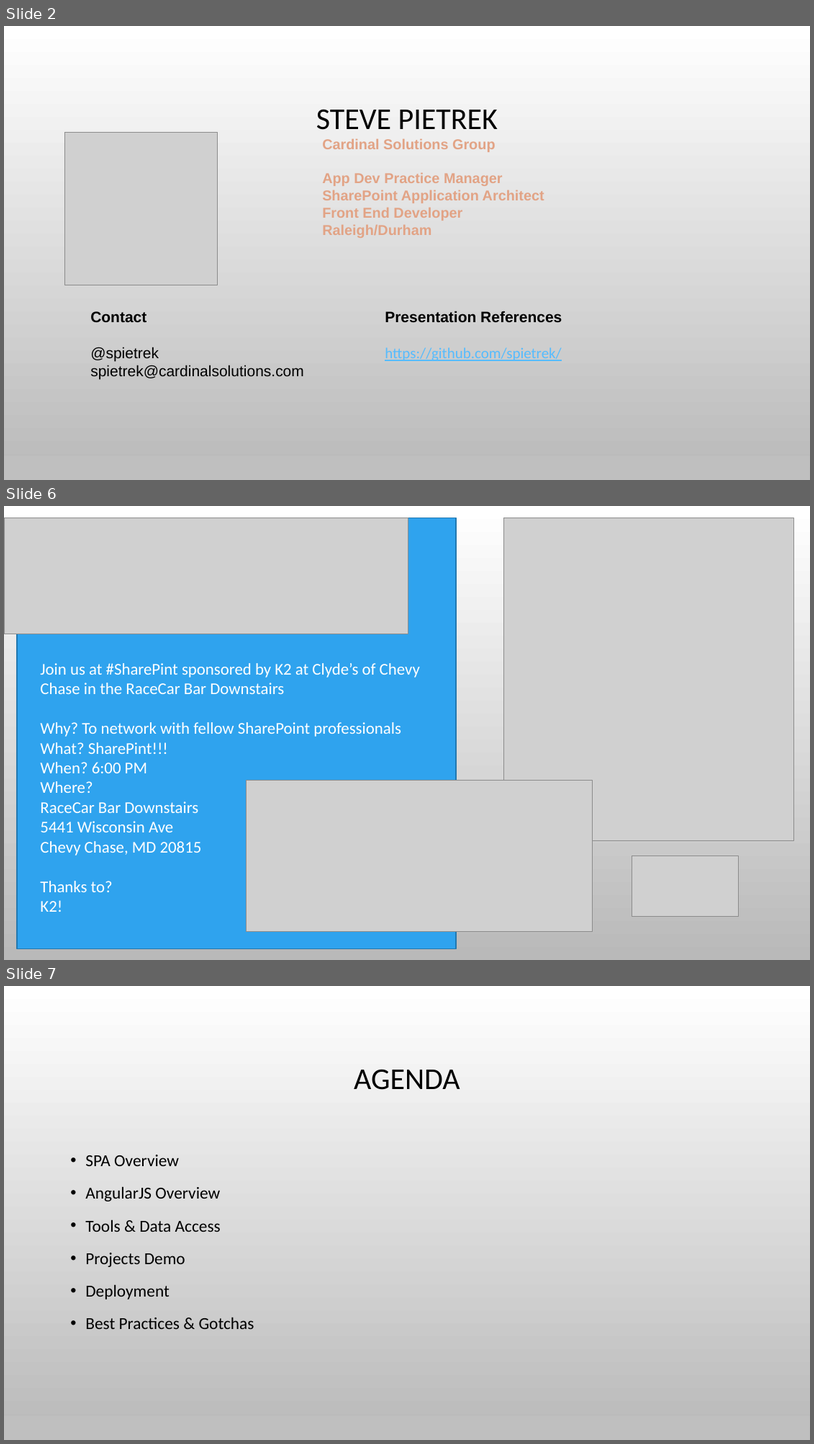
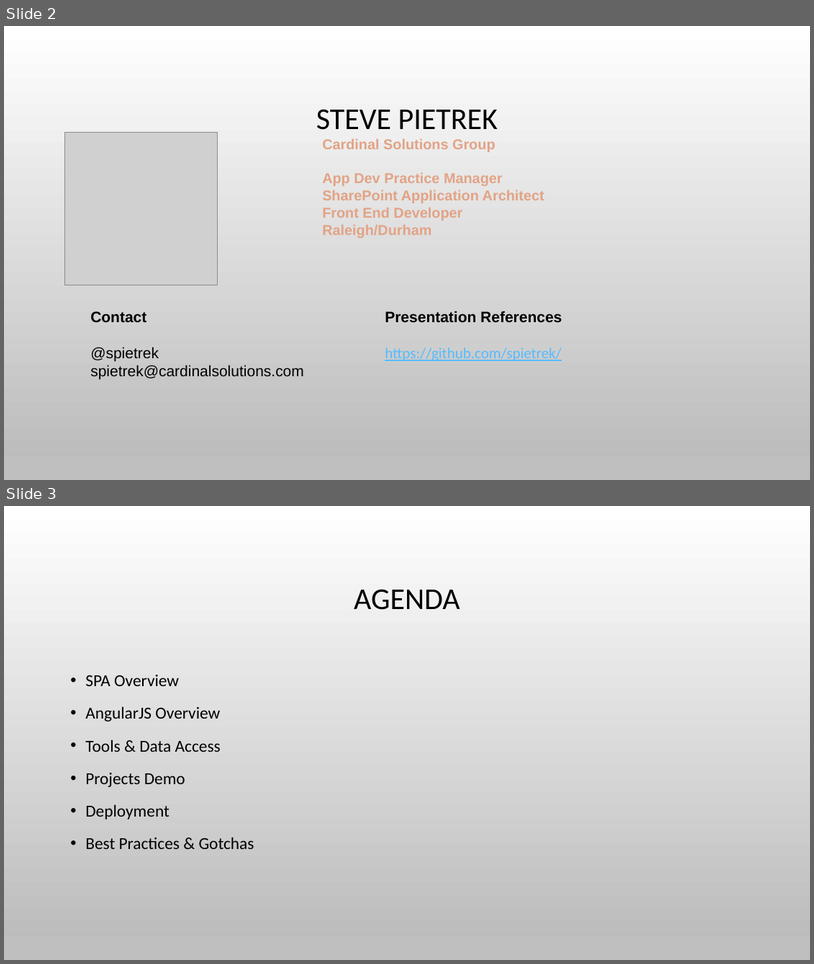
Before and after one commit to spietrek/spsnyc2015, a slide deck: Building SPAs in SharePoint Using AngularJS.pptx. Shown one above the other, each under a label of ours: slides 2, 6 and 7 before the commit, slides 2 and 3 after it; the slides between them are not shown. The pictures are 814x1444 and 814x964 pixels, drawn with LibreOffice and Linux fonts; fonts in the diff are those of the drawing; grey boxes stand for pictures; background and template pictures are left out. Boxes give left, top, right and bottom in pixels: in the first picture for what was removed or moved away, otherwise in the second. Text is boxed around its words. In the diff, an @@ line names an element or a change of style, - is before the commit and + after.

```diff
--- a/Building SPAs in SharePoint Using AngularJS.pptx
+++ b/Building SPAs in SharePoint Using AngularJS.pptx
@@ slide 6 removed at (x1=4, y1=506, x2=810, y2=960), background gradient #FFFFFF to #B9B9B9 @@
@@ picture removed at (x1=4, y1=518, x2=408, y2=633) @@
@@ rectangle removed at (x1=17, y1=518, x2=456, y2=948) @@
@@ picture removed at (x1=504, y1=518, x2=795, y2=841) @@
@@ text removed at (x1=40, y1=663, x2=420, y2=911) @@
-Join us at #SharePint sponsored by K2 at Clyde’s of Chevy Chase in the RaceCar Bar Downstairs
-Why? To network with fellow SharePoint professionals
-What? SharePint!!!
-When? 6:00 PM
-Where?
-RaceCar Bar Downstairs
-5441 Wisconsin Ave
-Chevy Chase, MD 20815
-Thanks to?
-K2!
@@ picture removed at (x1=247, y1=780, x2=593, y2=932) @@
@@ picture removed at (x1=633, y1=856, x2=739, y2=916) @@
@@ what was slide 7 is now slide 3 @@
```
Also in this commit, not shown: 4 other slides removed.
